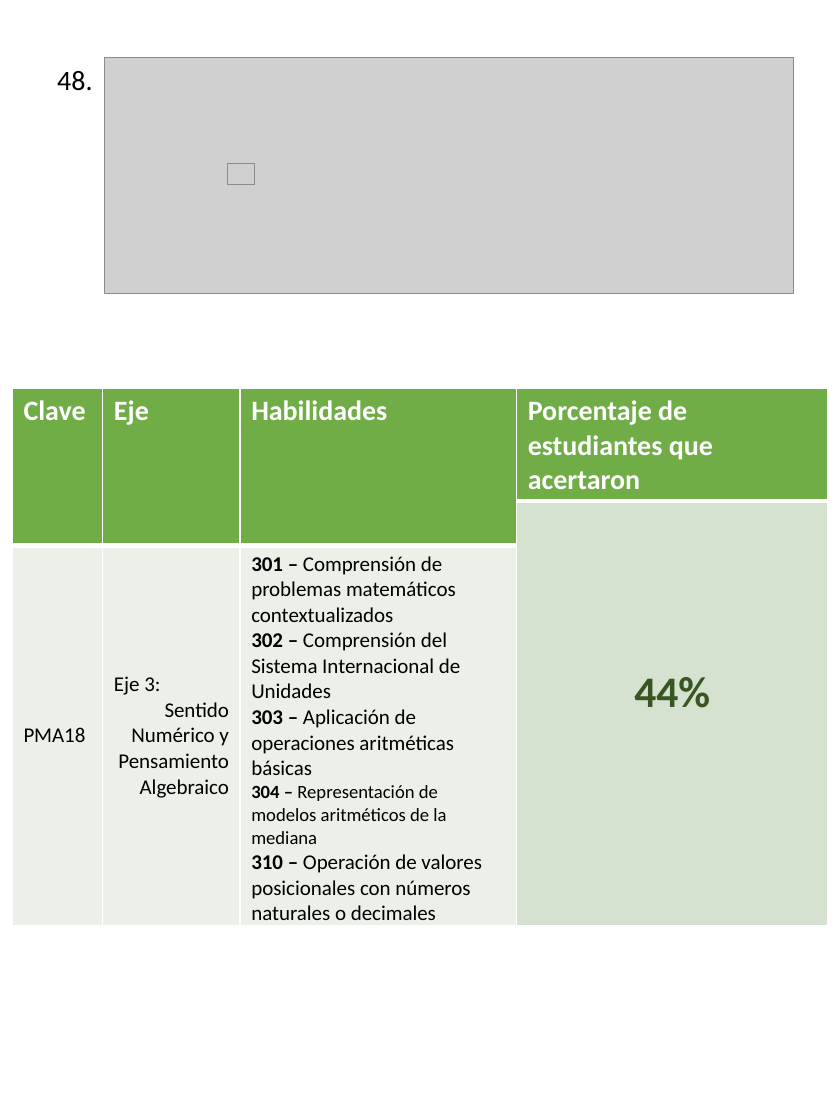
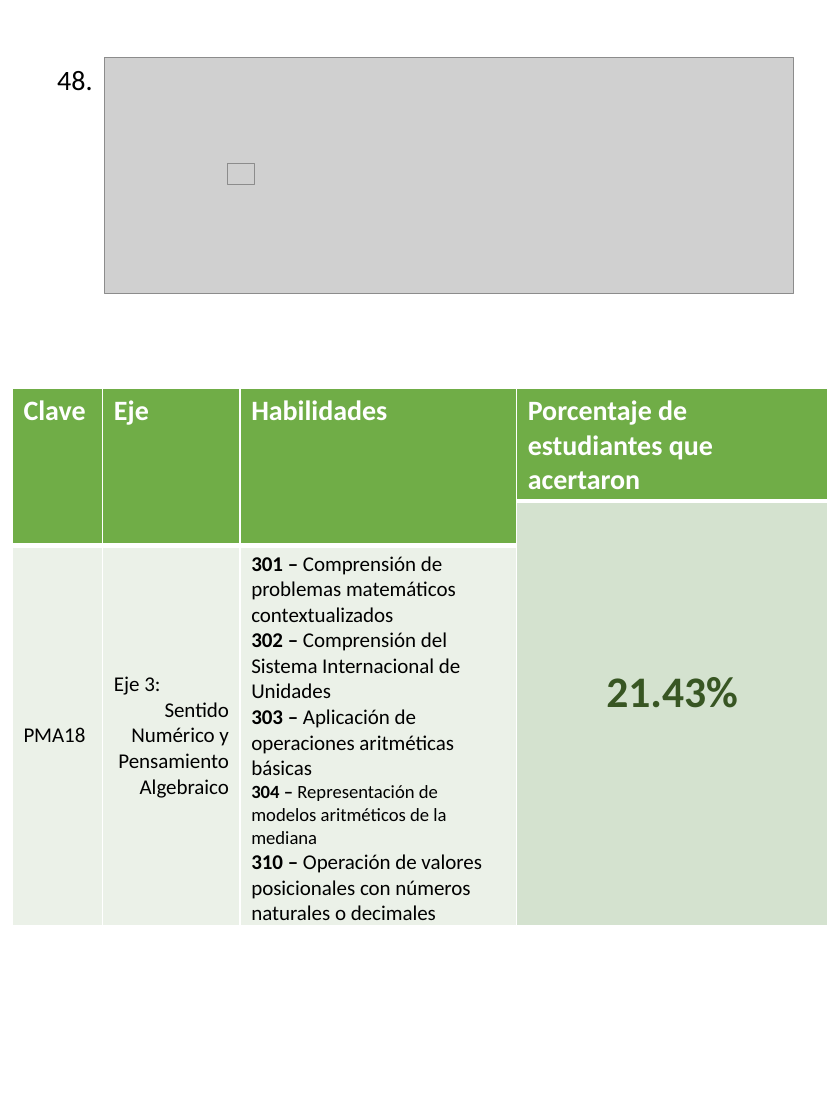
Before and after one commit to Adrifelcha/afchavez-019, a slide deck: slide 53 of Sandy-PrácticaDocente/Netza/Info_per_Item_04062019.pptx. Drawn at 840x1120 pixels with LibreOffice and Linux fonts; fonts in the diff are those of the drawing; grey boxes stand for pictures. Boxes give left, top, right and bottom in pixels: in the first picture for what was removed or moved away, otherwise in the second. Text is boxed around its words. In the diff, an @@ line names an element or a change of style, - is before the commit and + after.

```diff
--- a/Sandy-PrácticaDocente/Netza/Info_per_Item_04062019.pptx
+++ b/Sandy-PrácticaDocente/Netza/Info_per_Item_04062019.pptx
@@ table at (12,389,829,924) @@
-row 2, column 4: 44%
+row 2, column 4: 21.43%
```
Also in this commit, not shown: 49 other slides changed, 12 other files.
